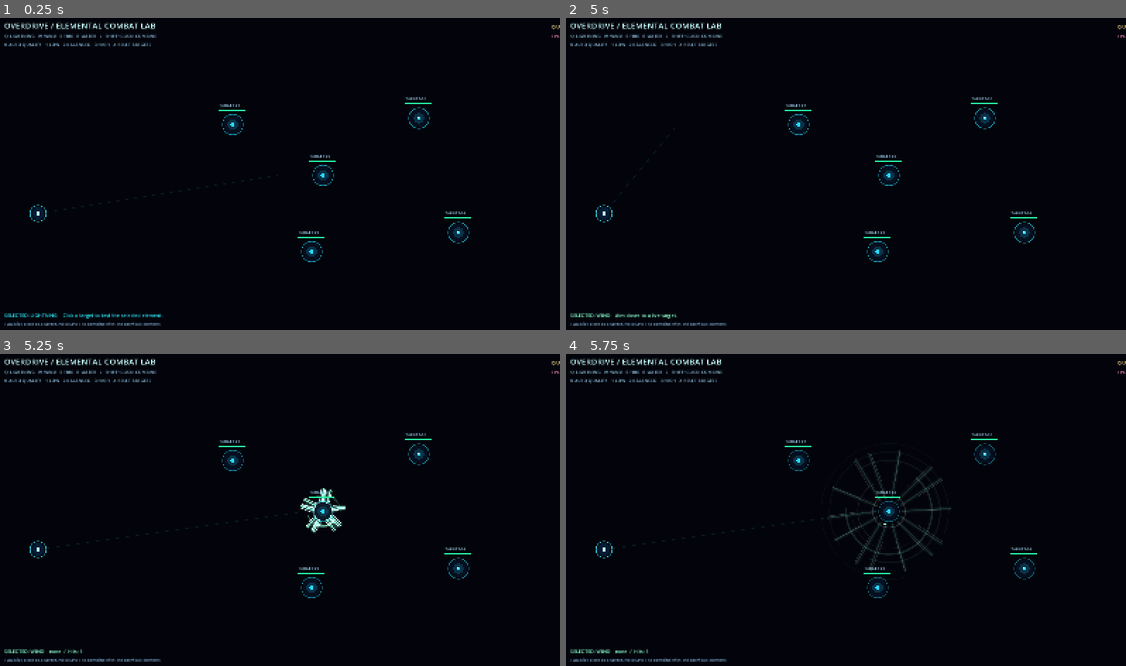
Above: before the commit, frames 1-4 (two rows, left to right).
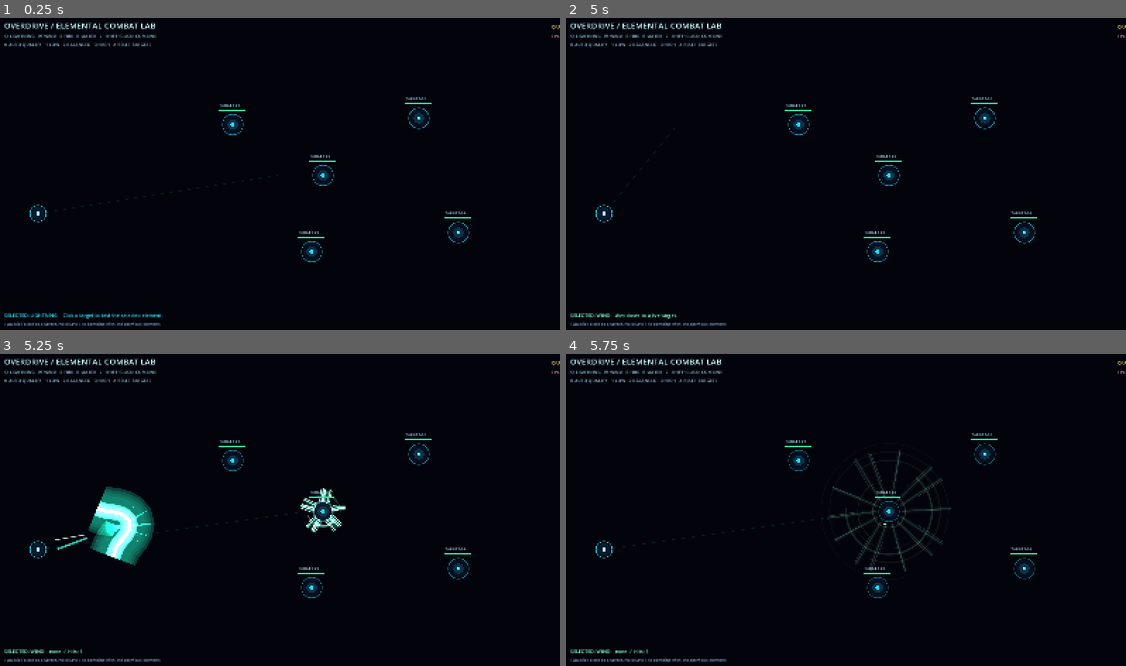
Above: after the commit, the same moments.

Repository: rifatsidik/elemental-overdrive
Game: Godot game, scene res://scenes/elemental_combat_lab.tscn
Same seed, same stepped clock (60 frames per second), same inputs: the game is played once before the commit and once after it. This scene is started directly instead of the project's main scene.
Inputs (mouse positions are in pixels of both pictures, inside the frame that each line leads up to):
- Up to frame 1 (0.25 s): no input
- Up to frame 2 (5 s): tap Enter at 0.5, 2, 3.5 s; move the mouse to (969, 158) at 0.52 s; hold D 0.53-1.28 s; tap Q at 0.6 s; click (969, 158) at 0.67 s; tap Space at 1.25, 2.75, 4.25 s; move the mouse to (728, 192) at 1.27 s; hold S 1.28-2.03 s; tap E at 1.35 s; move the mouse to (902, 105) at 2.02 s; hold D 2.03-2.78 s; tap R at 2.1 s; move the mouse to (818, 239) at 2.77 s; hold W 2.78-3.53 s; tap 0 at 2.85 s; click (818, 239) at 2.92 s; move the mouse to (1014, 223) at 3.52 s; hold A from 3.53 s (still down); tap 1 at 3.6 s; move the mouse to (672, 127) at 4.27 s; tap 2 at 4.35 s
- Up to frame 3 (5.25 s): move the mouse to (308, 510) at 5.02 s; release A at 5.03 s; hold S from 5.03 s (still down); tap 3 at 5.1 s; click (308, 510) at 5.17 s
- Up to frame 4 (5.75 s): keep holding S

Frames 1-2 are identical in both runs. In frame 3, 2.2% of the frame differs, in the area x 9-28%, y 42-68%; in frame 4, nothing differs.

Commit message:
Route fire and water shots, wind blade projectiles, and reusable skills

Diff:
--- a/scripts/visuals/element_vfx_router.gd
+++ b/scripts/visuals/element_vfx_router.gd
@@ -5,11 +5,22 @@
 const WIND_SCRIPT = preload("res://scripts/visuals/elements/wind_burst.gd")
 const FIRE_SCRIPT = preload("res://scripts/visuals/elements/fire_burst.gd")
 const WATER_SCRIPT = preload("res://scripts/visuals/elements/water_burst.gd")
+const PROJECTILE_SCRIPT = preload("res://scripts/visuals/elements/element_projectile.gd")
+const SKILL_SCRIPT = preload("res://scripts/visuals/elements/element_skill_effect.gd")
 
 @export_range(1, 64, 1) var max_active_effects: int = 24
 var branch_budget: int = 4
 var layer_budget: int = 2
 var _sequence: int = 0
+
+const SKILL_ELEMENT := {
+	&"fire_tornado": &"fire",
+	&"fire_burst": &"fire",
+	&"water_jet_burst": &"water",
+	&"water_torrent": &"water",
+	&"wind_cyclone": &"wind",
+	&"wind_blade_storm": &"wind"
+}
 
 func bind_adapter(adapter: Node) -> bool:
 	if not is_instance_valid(adapter) or not adapter.has_signal("ability_resolved"):
@@ -24,7 +35,18 @@
 	layer_budget = clampi(layers, 1, 3)
 	max_active_effects = clampi(active_limit, 1, 64)
 
-## Presentation-only consumer. Effects never change combat outcomes.
+## Explicit skill presentation API for future abilities. Does not alter combat simulation.
+func play_skill(skill_id: StringName, world_position: Vector2, scale: float = 1.0) -> bool:
+	if not SKILL_ELEMENT.has(skill_id) or get_child_count() >= max_active_effects:
+		return false
+	_sequence += 1
+	var effect = SKILL_SCRIPT.new()
+	effect.name = "SkillVFX_%s_%03d" % [String(skill_id), _sequence]
+	effect.position = to_local(world_position)
+	add_child(effect)
+	effect.configure(skill_id, int((Time.get_ticks_usec() + _sequence * 104729) % 2147483647), scale, layer_budget)
+	return true
+
 func present_result(result: Dictionary) -> void:
 	if not bool(result.get("accepted", false)):
 		return
@@ -46,8 +68,20 @@
 		if reaction_id == &"steam_burst":
 			effect_element = &"water"
 			color = Color(0.78, 0.92, 1.0, 1.0)
-		var size_multiplier := _element_size_multiplier(effect_element)
-		_spawn_effect(effect_element, target_local, source_local - target_local, _strength_from_damage(float(result.get("damage", 10.0))) * size_multiplier, color)
+		var strength := _strength_from_damage(float(result.get("damage", 10.0))) * _element_size_multiplier(effect_element)
+		if effect_element == &"fire" or effect_element == &"water" or effect_element == &"wind":
+			_spawn_projectile(effect_element, source_local, target_local, strength, color)
+		_spawn_effect(effect_element, target_local, source_local - target_local, strength, color)
+
+func _spawn_projectile(element_id: StringName, source: Vector2, target: Vector2, strength: float, color: Color) -> void:
+	if source.distance_to(target) < 20.0 or get_child_count() >= max_active_effects:
+		return
+	_sequence += 1
+	var projectile = PROJECTILE_SCRIPT.new()
+	projectile.name = "ProjectileVFX_%s_%03d" % [String(element_id), _sequence]
+	projectile.position = source
+	add_child(projectile)
+	projectile.configure(element_id, target - source, strength, int((Time.get_ticks_usec() + _sequence * 7919) % 2147483647), layer_budget, color)
 
 func _spawn_effect(element_id: StringName, origin: Vector2, source_offset: Vector2, strength: float, color: Color) -> void:
 	_sequence += 1
@@ -89,7 +123,7 @@
 		&"fire":
 			return 1.65
 		&"water":
-			return 1.8
+			return 2.0
 		_:
 			return 1.0
 
